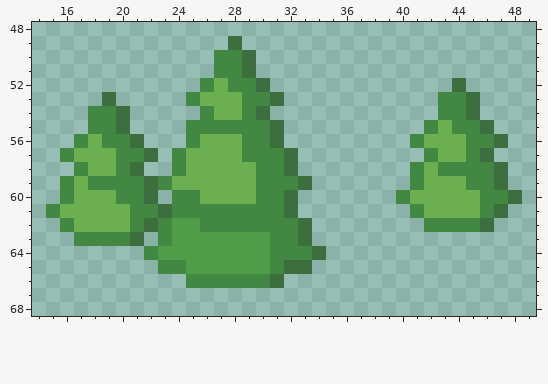
Sprite sheet -- Images/TileSets/Civ6 NLB/Tiles/ForestLow.png. That is the earlier state.
The file is 64x64 pixels. Pixels under 10% opacity are left out. Shown: x 14..49, y 48..68. The old version is drawn lined up with the new one, on the new canvas.
After:
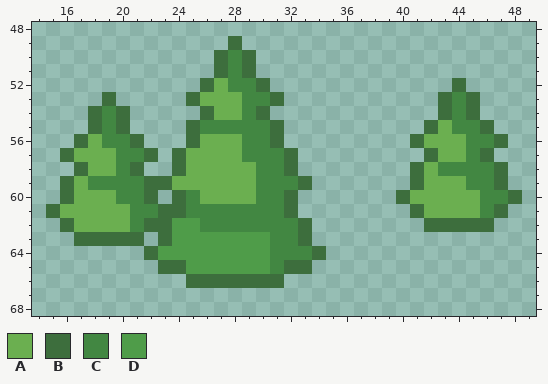
Palette (. is transparent): A #6baf50  B #3d6e3d  C #428742  D #4f9c49
Diff:
canvas 64x64 -> 64x72, the old top-left corner now at -1,11 (the part of the old canvas that was cut away was empty and is not shown)
y 50..51: x 27 C -> B
y 52: x 26 C -> B
y 53: x 25 C -> B; x 43 C -> B
y 54: x 18 C -> B; x 26 C -> B; x 43 C -> B
y 55: x 18 C -> B; x 25 C -> B; x 42 C -> B
y 56: x 17 C -> B; x 25 C -> B; x 41 C -> B
y 57: x 16 C -> B; x 24 C -> B; x 42 C -> B
y 58: x 17 C -> B; x 24 C -> B; x 41 C -> B
y 59: x 16 C -> B; x 23 C -> B; x 41 C -> B
y 60: x 16 C -> B; x 24 C -> B; x 40 C -> B
y 61: x 15 C -> B; x 24 C -> B; x 41 C -> B
y 62: x 16 C -> B; x 23 C -> B; x 42..45 CCCC -> BBBB
y 63: x 17..20 CCCC -> BBBB; x 23 C -> B
y 64: x 22 C -> B
y 65: x 23..24 CC -> BB
y 66: x 25..30 CCCCCC -> BBBBBB
Changed places in both pictures, as pixel boxes (x1, y1, x2, y2):
changed: (46, 50, 270, 288)
changed: (396, 92, 480, 232)
